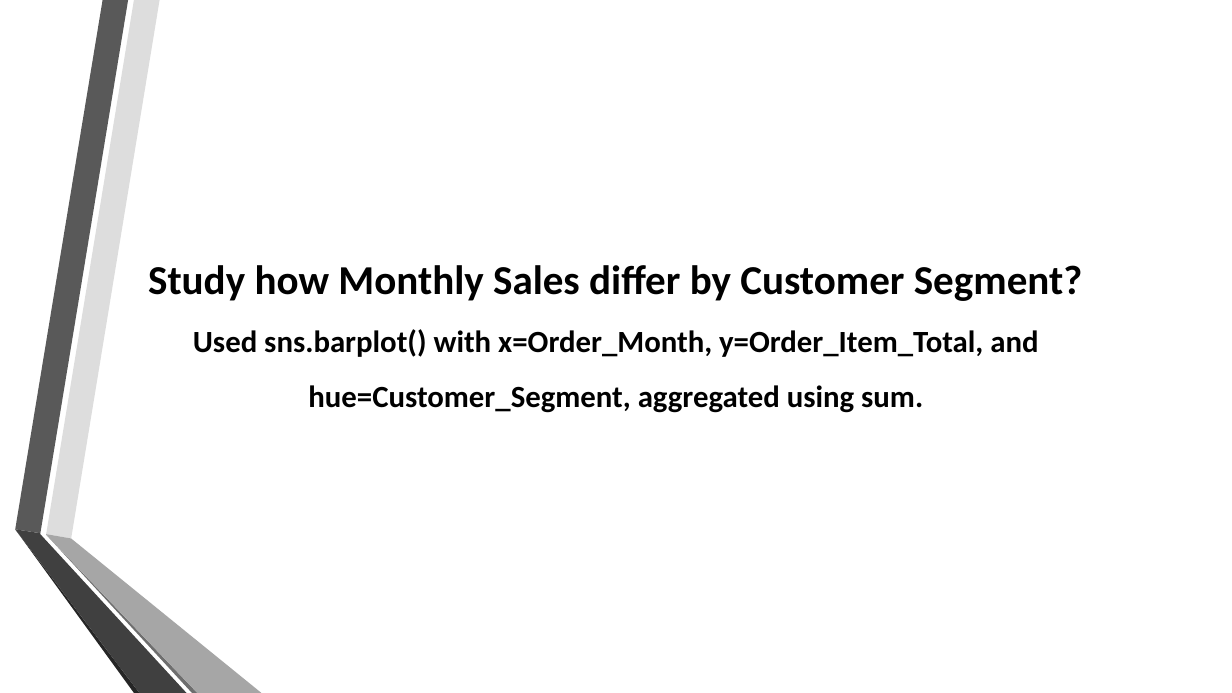
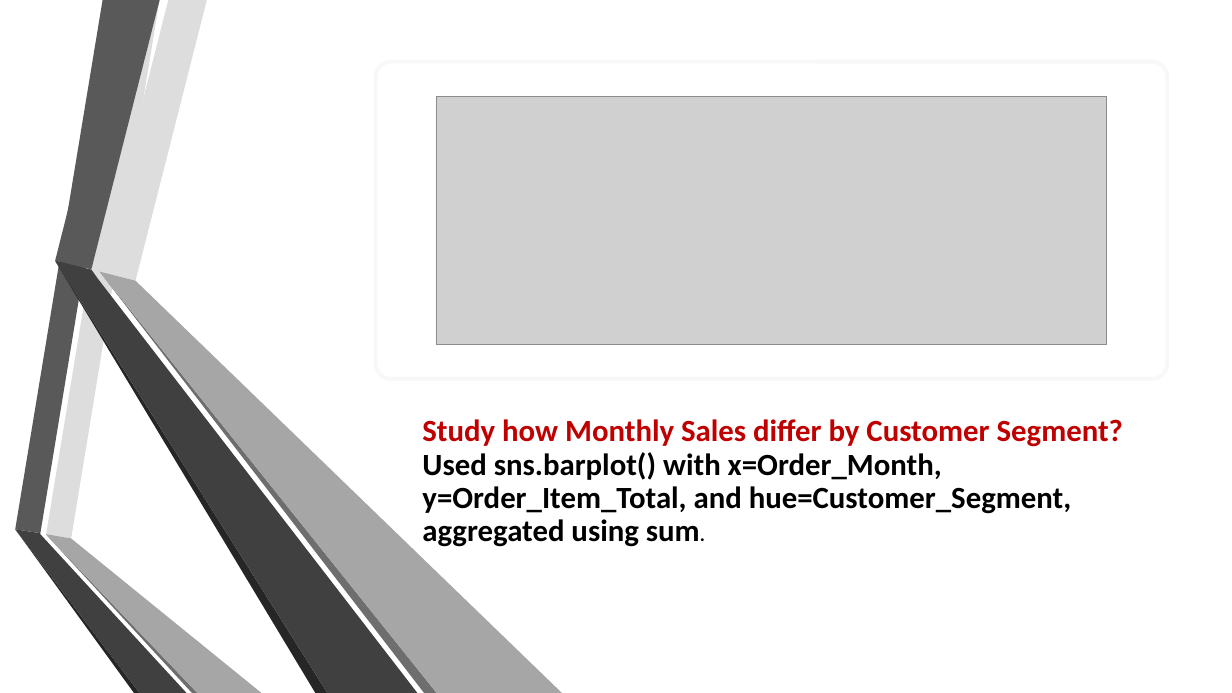
Before and after one commit to mariam530/supply-chain-project, a slide deck: slide 39 of New Microsoft PowerPoint Presentation.pptx (slide 34 before the commit). Drawn at 1232x693 pixels with LibreOffice and Linux fonts; fonts in the diff are those of the drawing; grey boxes stand for pictures; background and template pictures are left out. Boxes give left, top, right and bottom in pixels: in the first picture for what was removed or moved away, otherwise in the second. Text is boxed around its words. In the diff, an @@ line names an element or a change of style, - is before the commit and + after.

```diff
--- a/New Microsoft PowerPoint Presentation.pptx
+++ b/New Microsoft PowerPoint Presentation.pptx
@@ rounded rectangle added at [376,62,1168,379], fill #FFFFFF, outline #BABABA 3 pt @@
@@ picture added at [436,96,1106,344] @@
@@ group added at [55,0,563,693]: 6 freeform shapes @@
@@ title "Study how Monthly Sales differ ...": place and size @@
-title "Study how Monthly Sales differ ..." at [148,265,1083,413]
+title "Study how Monthly Sales differ ..." at [422,419,1123,547]
@@ title "Study how Monthly Sales differ ..." at [422,419,1123,547]: size 32 to 24 pt, text colour #000000 to #C00000 in "Study how Monthly Sales differ by Customer ..."; size 24 to 15 pt in "sum."; alignment centre to left; line spacing 1.5 to 0.9; vertical alignment middle to bottom @@
```
Also in this commit, not shown: 9 other slides changed, 11 slides added.
